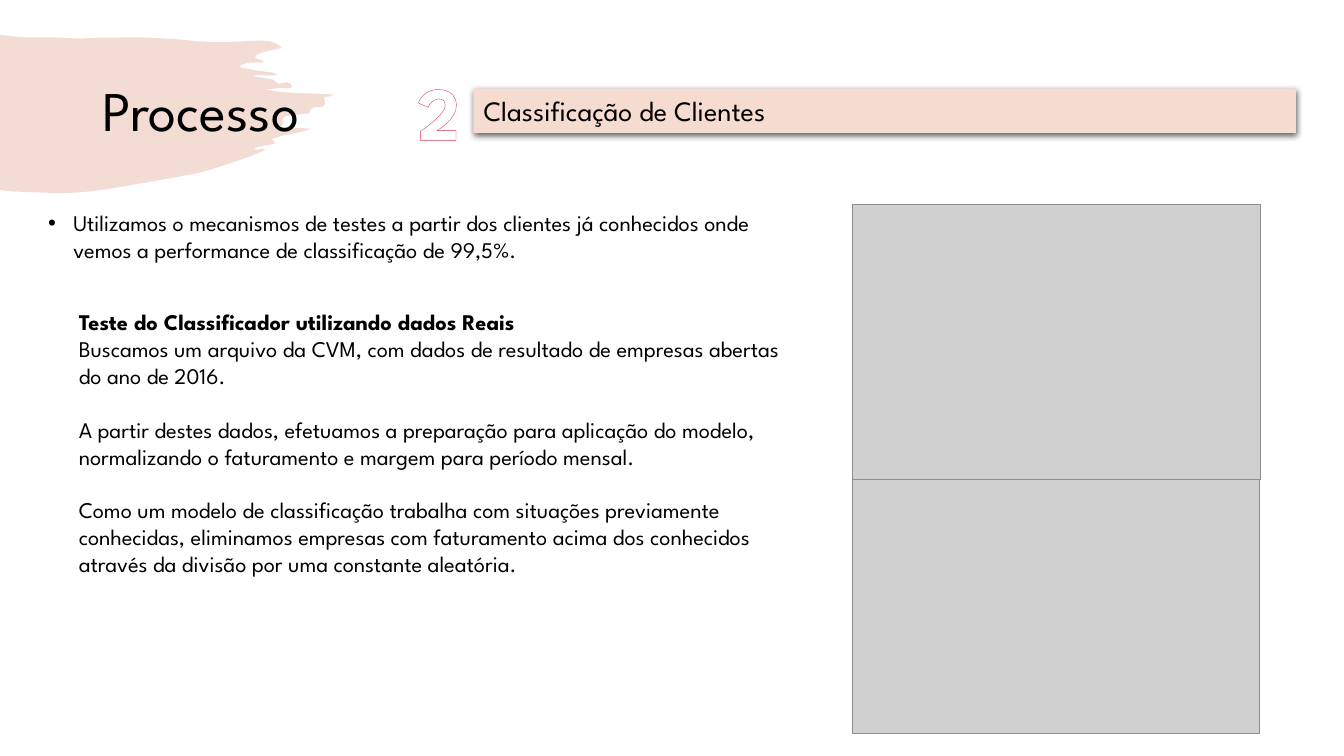
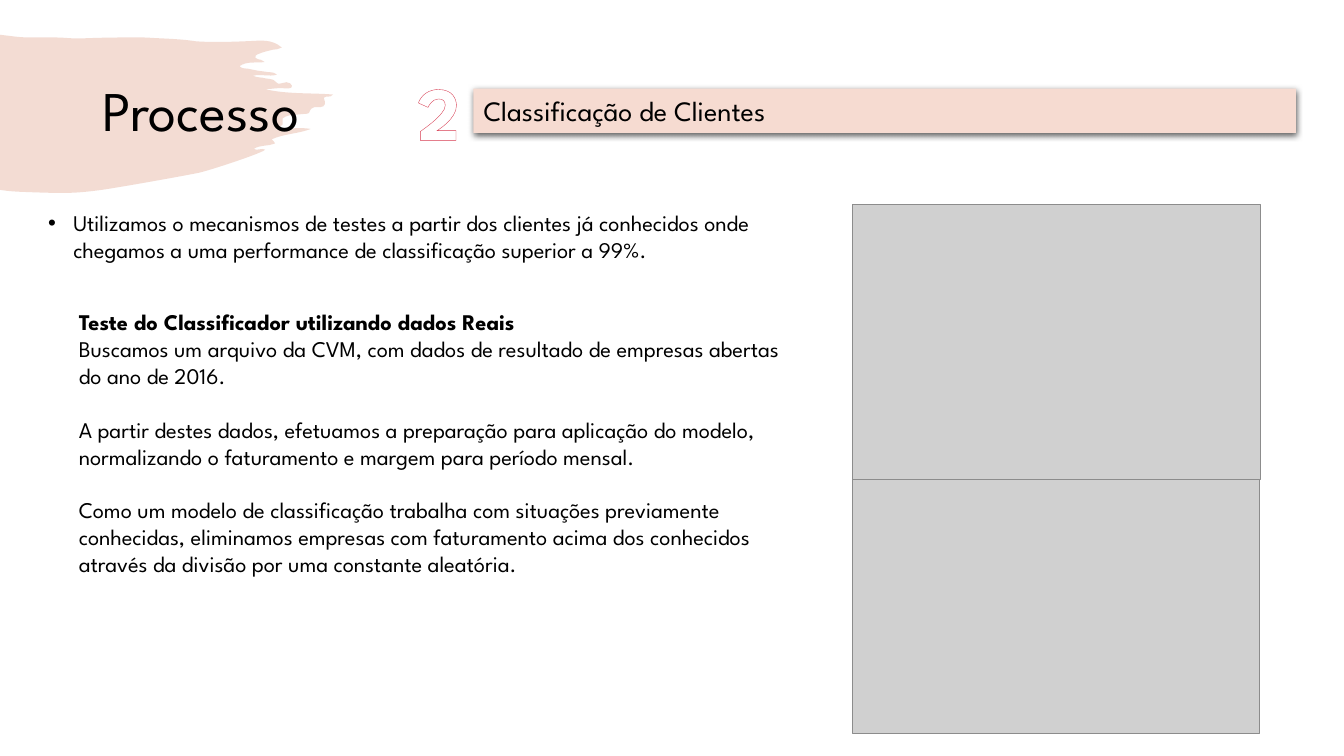
Before and after one commit to jblancoperez/fiap-desafio, a slide deck: slide 6 of skynet.pptx. Drawn at 1344x756 pixels with LibreOffice and Linux fonts; fonts in the diff are those of the drawing; grey boxes stand for pictures. Boxes give left, top, right and bottom in pixels: in the first picture for what was removed or moved away, otherwise in the second. Text is boxed around its words. In the diff, an @@ line names an element or a change of style, - is before the commit and + after.

Commit message:
Upload latest version of ppt

```diff
--- a/skynet.pptx
+++ b/skynet.pptx
@@ text at [73, 215, 749, 263]: text changed @@
-• Utilizamos o mecanismos de testes a partir dos clientes já conhecidos onde vemos a performance de classificação de 99,5%.
+• Utilizamos o mecanismos de testes a partir dos clientes já conhecidos onde chegamos a uma performance de classificação superior a 99%.
```
Also in this commit, not shown: 2 other slides changed, 1 slide added, 6 slides removed.
